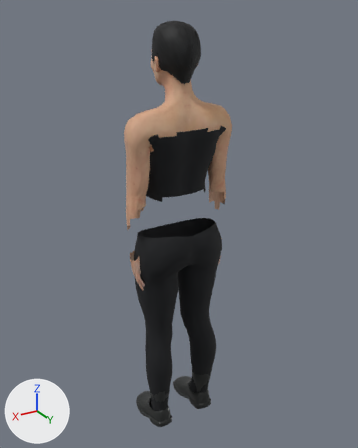
The glTF model packages/client/public/assets/characters/club-female.glb, before and after one commit.
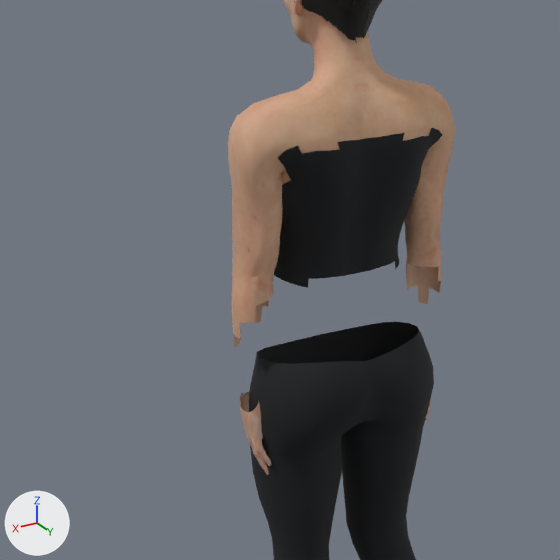
There are two pictures of each version: one whole from a 50 mm lens placed at (2.29, 3.76, 4.28), pointed at (-0.08, -0.19, 2.31), one close up on the part from 4% to 79% of the width and 14% to 74% of the height. Lighting does not change. The marker at lower left points along +X, +Y and +Z. The first two pictures are the older version. Vertices at exactly the same position are counted once.

Script lines for the objects in view, before the commit:
```python
me_anatomical_head_and_hands = bpy.data.meshes.new('Anatomical head and hands')
me_anatomical_head_and_hands.from_pydata(...)  # 9219 vertices, 18292 faces; spans x -0.54..0.54, y -0.42..0.17, z 1.74..4.2
me_anatomical_head_and_hands.materials.append(mat_skin)
me_short04 = bpy.data.meshes.new('short04')
me_short04.from_pydata(...)  # 865 vertices, 1050 faces; spans x -0.196..0.197, y -0.33..0.131, z 3.686..4.208
me_short04.materials.append(mat_hair_cards)
me_tailored_trousers = bpy.data.meshes.new('Tailored trousers')
me_tailored_trousers.from_pydata(...)  # 886 vertices, 1712 faces; spans x -0.47..0.46, y -0.33..0.23, z 0.21..2.36
me_tailored_trousers.materials.append(mat_trousers)  # black #121418
ob_anatomical_head_and_hands = bpy.data.objects.new('Anatomical head and hands', me_anatomical_head_and_hands)
ob_anatomical_head_and_hands.location = (0.0, 0.0, 0.0)
ob_short04 = bpy.data.objects.new('short04', me_short04)
ob_short04.location = (0.0, 0.0, 0.0)
ob_tailored_trousers = bpy.data.objects.new('Tailored trousers', me_tailored_trousers)
ob_tailored_trousers.location = (0.0, 0.0, 0.0)
# also in view: 'Black crew neck' at (0.0, -0.12, 3.01)
```
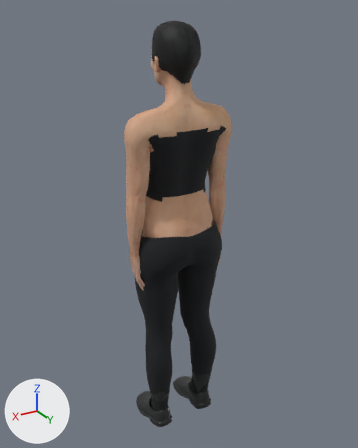
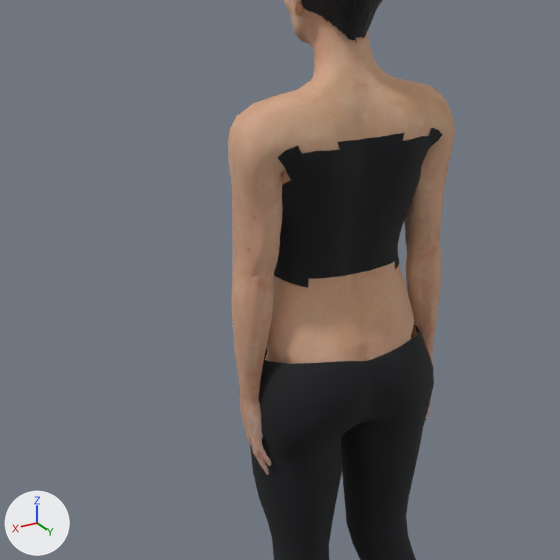
Location of each change, (x1, y1, x2, y2) in pixels of the close-ups (560 x 560 px):
part 1 of me_anatomical_head_and_hands, added (brown)
    after: (234, 261, 441, 412)

The change, as a diff of the scene's bpy script:
```diff
--- a/packages/client/public/assets/characters/club-female.glb.py
+++ b/packages/client/public/assets/characters/club-female.glb.py
@@ me_anatomical_head_and_hands @@
 # used by ob_anatomical_head_and_hands; location = (0.0, 0.0, 0.0)
-me_anatomical_head_and_hands.from_pydata(...)  # 9219 vertices, 18292 faces; spans x -0.54..0.54, y -0.42..0.17, z 1.74..4.2
+me_anatomical_head_and_hands.from_pydata(...)  # 10012 vertices, 19976 faces; spans x -0.54..0.54, y -0.42..0.2, z 1.74..4.2
+# me_anatomical_head_and_hands part 1: 793 vertices added at x -0.54..0.54, y -0.37..0.2, z 2.13..2.75
 me_anatomical_head_and_hands.materials.append(mat_skin)
```
